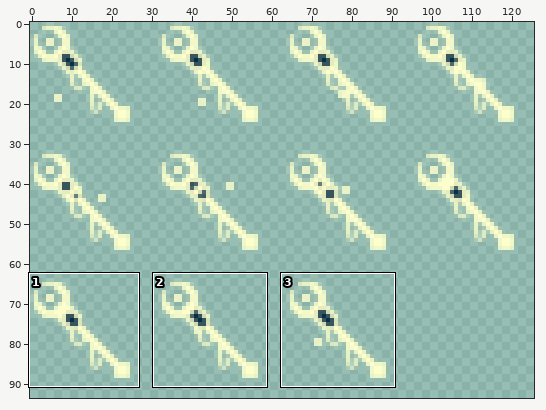
Sprite sheet: assets/wand.png. Above, an overview of the earlier version with the close-up marked.
Close-up. First the earlier version:
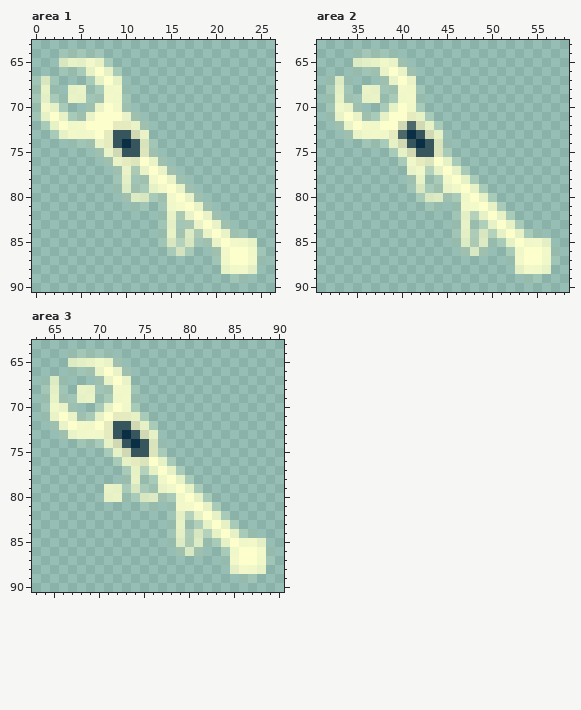
The file is 128x96 pixels. Pixels under 10% opacity are left out. Colours within 5 levels of each other are drawn and written as one. Shown: area 1: x 0..26, y 63..90; area 2: x 31..58, y 63..90; area 3: x 63..90, y 63..90. The wide view leaves out empty margins. The commit also changed other parts of the picture, which this record leaves out.
The result:
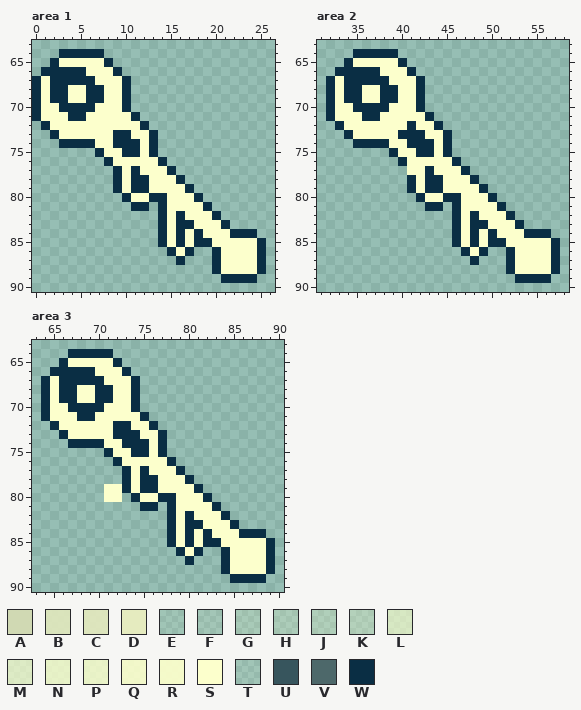
Palette (. is transparent): A #d0d9b3fe  B #e2e9bde4  C #e3e9beea  D #e5ebbf  E #fcffcc1a  F #fcffcc21  G #fcffcc2e  H #fcffcc38  J #fcffcc42  K #fcffcc4c  L #fcffcca3  M #fcffccb1  N #fcffcccb  P #fcffccd1  Q #fcffcce5  R #fcffccec  S #fcffcc  T #ffffd51b  U #37555d  V #4d686a  W #0a2e44
Change:
Changed rows in their new state; - is an unchanged pixel.
Area 1:
first column x 0:
64 ---WWWWW------------------
65 --WSSSSSW-----------------
66 -WWWWWS-SW----------------
67 WSWWWWWS-SW---------------
68 WSWWSSWWSSW---------------
69 WSWWSSWWSSW---------------
70 WSSWWWWS-SW---------------
71 WS-SWWS---SW--------------
72 -WS-SS---SSSW-------------
73 --WSSSS-SWWSSW------------
74 ---WWWWSSW-WSW------------
75 -------WSSWWSW------------
76 --------WSSS-SW-----------
77 ---------WSWS-SW----------
78 ---------WSWWS-SW---------
79 ---------WSWWSS-SW--------
80 ----------WSSWWS-SW-------
81 -----------WW-WSS-SW------
82 --------------WSWS-SW-----
83 --------------WSWWS-SW----
84 --------------WSWSWS-SWWW-
85 --------------WSWSWWS-SSSW
86 ---------------WSW--WS--SW
87 ----------------W---WS--SW
88 --------------------WSSSSW
89 ---------------------WWWW-
Area 2:
first column x 32:
64 ---WWWWW------------------
65 --WSSSSSW-----------------
66 -WWWWWS-SW----------------
67 WSWWWWWS-SW---------------
68 WSWWSSWWSSW---------------
69 WSWWSSWWSSW---------------
70 WSSWWWWS-SW---------------
71 WS-SWWS--SSW--------------
72 -WS-SS--SWSSW-------------
73 --WSSSSSW-WSSW------------
74 ---WWWWSSW-WSW------------
75 -------WSSWWSW------------
76 --------WSSS-SW-----------
77 ---------SSWS-SW----------
78 ---------WSWWS-SW---------
79 ---------WSWWSS-SW--------
80 ----------WSSWWS-SW-------
81 -----------WW-WSS-SW------
82 --------------WSWS-SW-----
83 --------------WSWWS-SW----
84 --------------WSWSWS-SWWW-
85 --------------WSWSWWS-SSSW
86 ---------------WSW--WS--SW
87 ----------------W---WS--SW
88 --------------------WSSSSW
89 ---------------------WWWW-
Area 3:
first column x 64:
64 ---WWWWW------------------
65 --WSSSSSW-----------------
66 -WWWWWS-SW----------------
67 WSWWWWWS-SW---------------
68 WSWWSSWWSSW---------------
69 WSWWSSWWSSW---------------
70 WSSWWWWS-SW---------------
71 WS-SWWS-SSSW--------------
72 -WS-SS-SWWSSW-------------
73 --WSSSSSW-WSSW------------
74 ---WWWWSSW-WSW------------
75 -------WSSWWSW------------
76 --------WSSS-SW-----------
77 ---------WSWS-SW----------
78 ---------WSWWS-SW---------
79 -------SSWSWWSS-SW--------
80 -------SS.WSSWWS-SW-------
81 -----------WW-WSS-SW------
82 --------------WSWS-SW-----
83 --------------WSWWS-SW----
84 --------------WSWSWS-SWWW-
85 --------------WSWSWWS-SSSW
86 ---------------WSW--WS--SW
87 ----------------W---WS--SW
88 --------------------WSSSSW
89 ---------------------WWWW-
